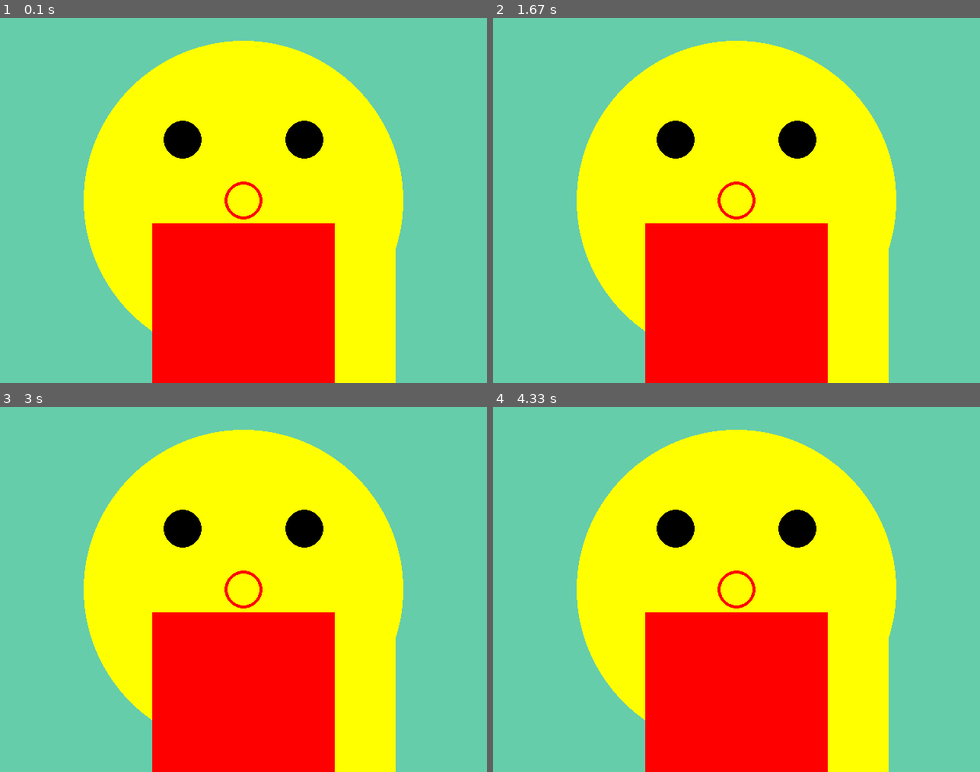
Above: before the commit, frames 1-4 (two rows, left to right).
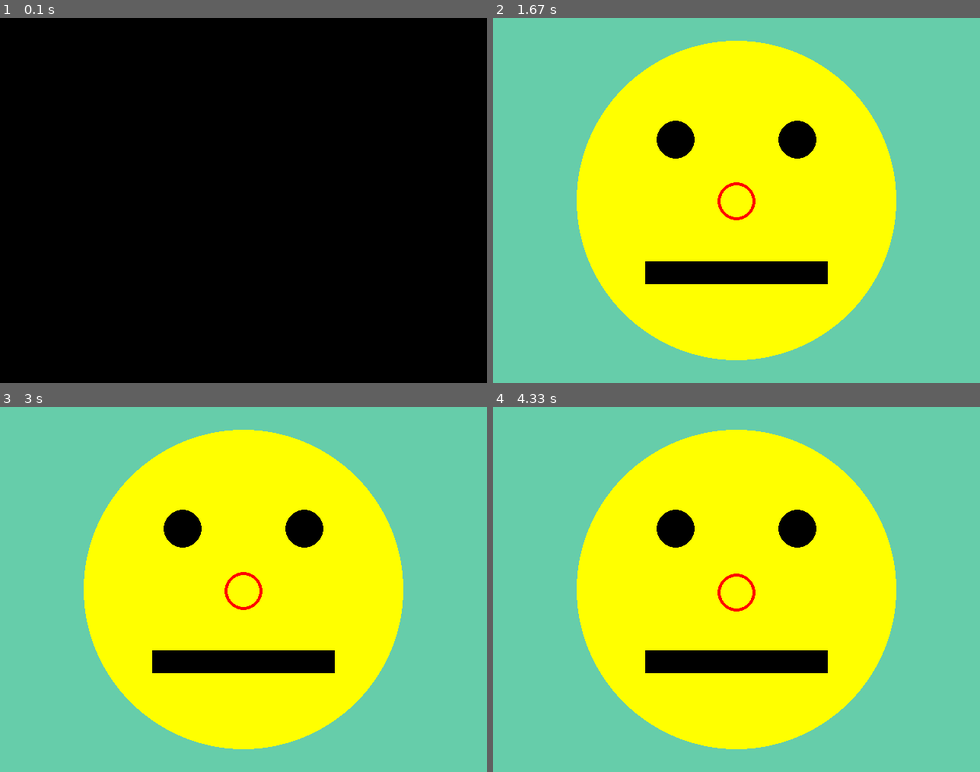
Above: after the commit, the same moments.

Repository: Rosebotics/PythonGameDesign2018
Game: pygame game, started from camp/Bruce/Day 1 - The Game Loop, Colors, Drawing and Animation/04-Drawing.py
The game is run twice, just before and just after one commit, with the same random seed, the same clock (stepped at 60 frames per second) and the same inputs.
Inputs:
- Up to frame 1 (0.1 s): no input
- Up to frame 2 (1.67 s): no input
- Up to frame 3 (3 s): no input
- Up to frame 4 (4.33 s): no input

The runs differ from the first frame. In frame 1, 99% of the frame differs, in the area x 0-100%, y 0-100%; in frame 2, 19%; in frame 3, 19%; in frame 4, 20%.

Commit message:
ADDED A caption

Diff:
--- a/camp/Bruce/Day 1 - The Game Loop, Colors, Drawing and Animation/04-Drawing.py
+++ b/camp/Bruce/Day 1 - The Game Loop, Colors, Drawing and Animation/04-Drawing.py
@@ -3,9 +3,12 @@
 import sys
 
 pygame.init()
-pygame.display.set_caption('TETROMINO')
+pygame.display.set_caption('animation')
 screen = pygame.display.set_mode((640, 480))
+clock = pygame.time.Clock()
+he_nose_yyy = 240
 while True:
+    clock.tick(1)
     for event in pygame.event.get():
         print(event)
         if event.type == pygame.QUIT:
@@ -14,7 +17,10 @@
     pygame.draw.circle(screen, (255, 255, 0), (320, 240), 210)
     pygame.draw.circle(screen, (0, 0, 0), (240, 160), 25)
     pygame.draw.circle(screen, (0, 0, 0), (400, 160), 25)
-    pygame.draw.circle(screen, (255, 0, 0), (320, 240), 25, 4)
-    pygame.draw.rect(screen, (255, 255, 0), (280, 270, 240, 400))
-    pygame.draw.rect(screen, (255, 0, 0), (200, 270, 240, 400))
+    he_nose_yyy = he_nose_yyy + 1
+    if he_nose_yyy > 400:
+        he_nose_yyy= 200
+    pygame.draw.circle(screen, (255, 0, 0), (320, he_nose_yyy), 25, 4)
+    pygame.draw.rect(screen, (0, 0, 0), (200, 320, 240, 30))
+
     pygame.display.update()
